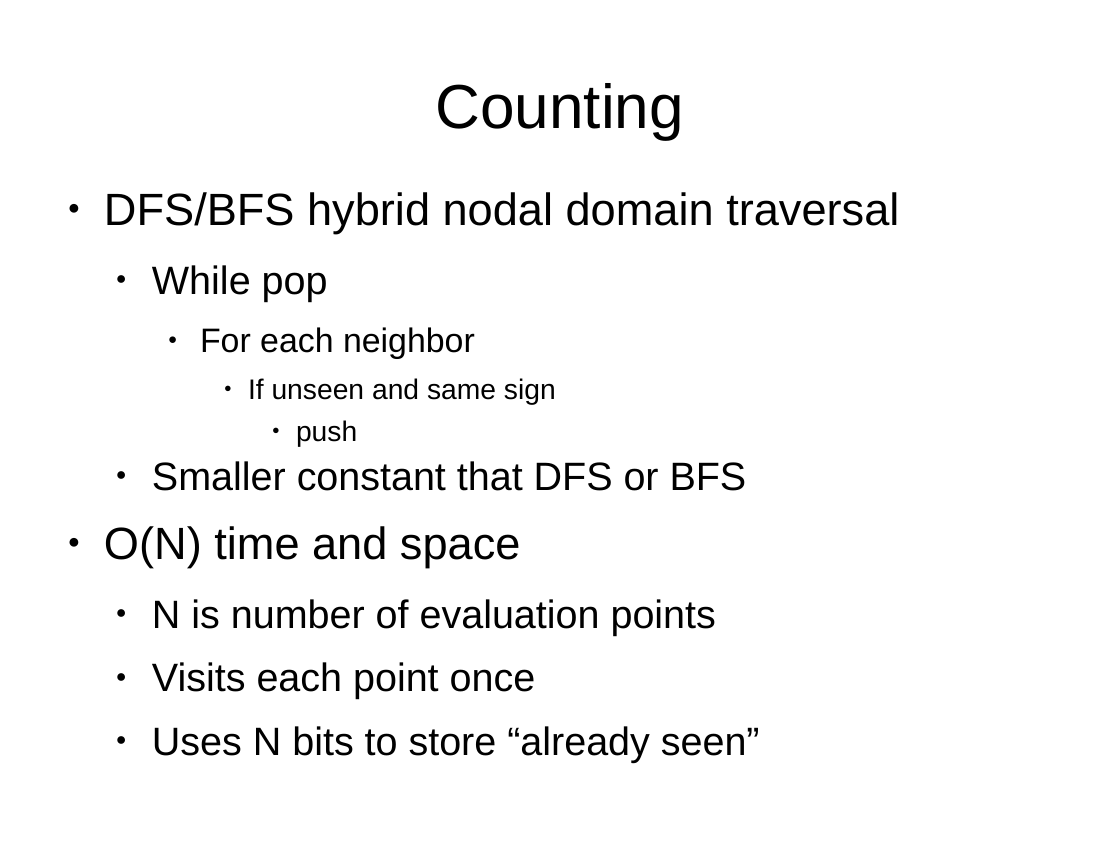
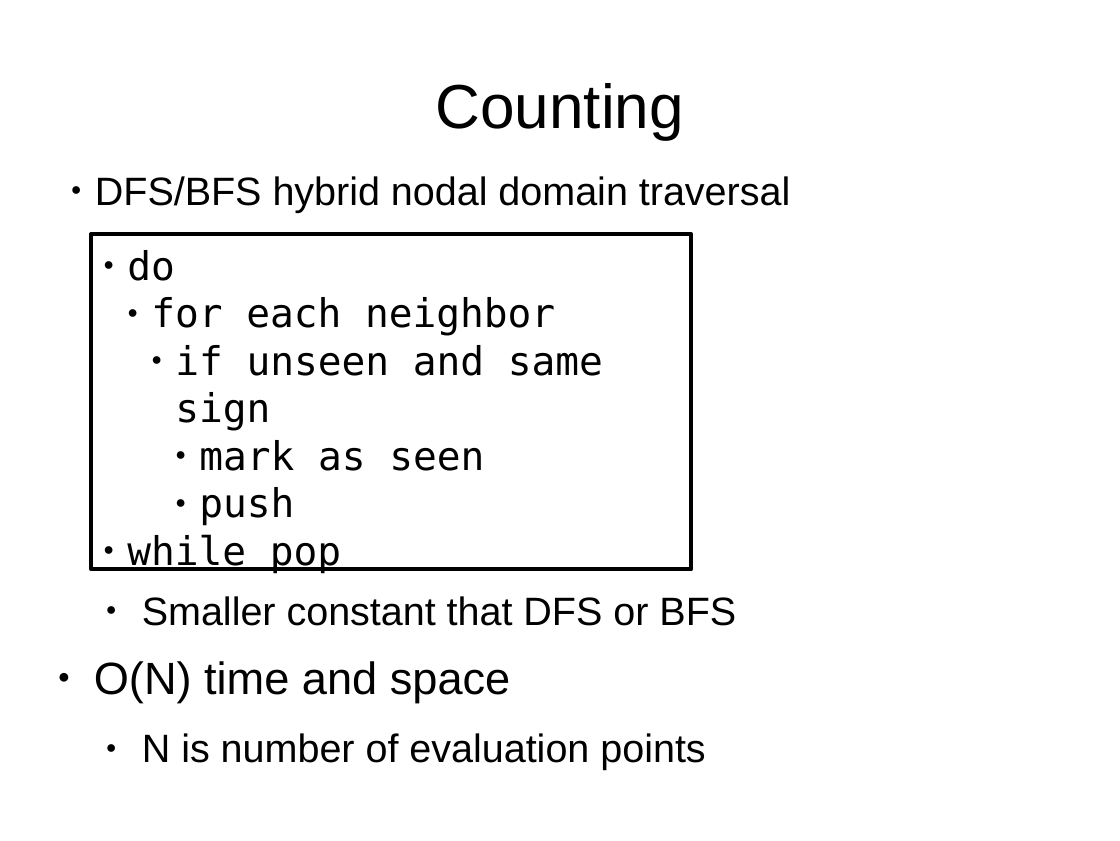
Before and after one commit to ktkonrad/qc, a slide deck: slide 8 of documents/presentation/presentation.odp. Drawn at 1120x841 pixels with LibreOffice and Linux fonts; fonts in the diff are those of the drawing. Boxes give left, top, right and bottom in pixels: in the first picture for what was removed or moved away, otherwise in the second. Text is boxed around its words. In the diff, an @@ line names an element or a change of style, - is before the commit and + after.

```diff
--- a/documents/presentation/presentation.odp
+++ b/documents/presentation/presentation.odp
@@ text added at (95, 176, 790, 213), 28 pt, text #000000 @@
+● DFS/BFS hybrid nodal domain traversal
@@ text at (104, 192, 899, 447): paragraphs removed @@
-● DFS/BFS hybrid nodal domain traversal
-  ● While pop
-    ● For each neighbor
-      ● If unseen and same sign
-        ● push
@@ rectangle added at (91, 234, 691, 569), outline #000000 2.89 pt, 28 pt, text #000000 @@
+● do
+  ● for each neighbor
+    ● if unseen and same sign
+      ● mark as seen
+      ● push
+● while pop
@@ text "Smaller constant that DFS or ...": place and size @@
-text "Smaller constant that DFS or ..." at (104, 192, 899, 762)
+text "Smaller constant that DFS or ..." at (94, 596, 736, 770)
@@ text at (152, 662, 760, 762): paragraphs removed @@
-  ● Visits each point once
-  ● Uses N bits to store “already seen”
```
Also in this commit, not shown: 3 other slides changed, 26 other files.
